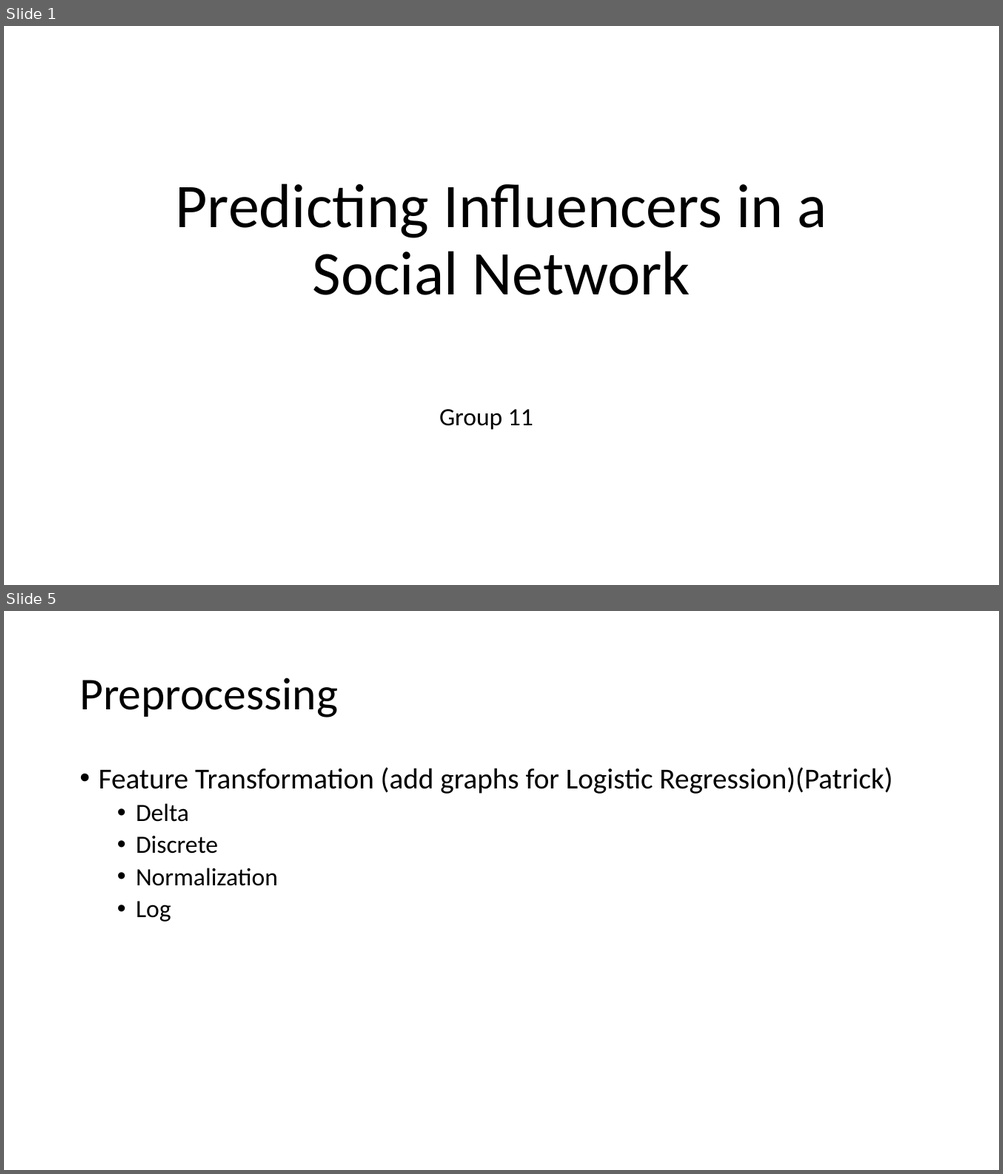
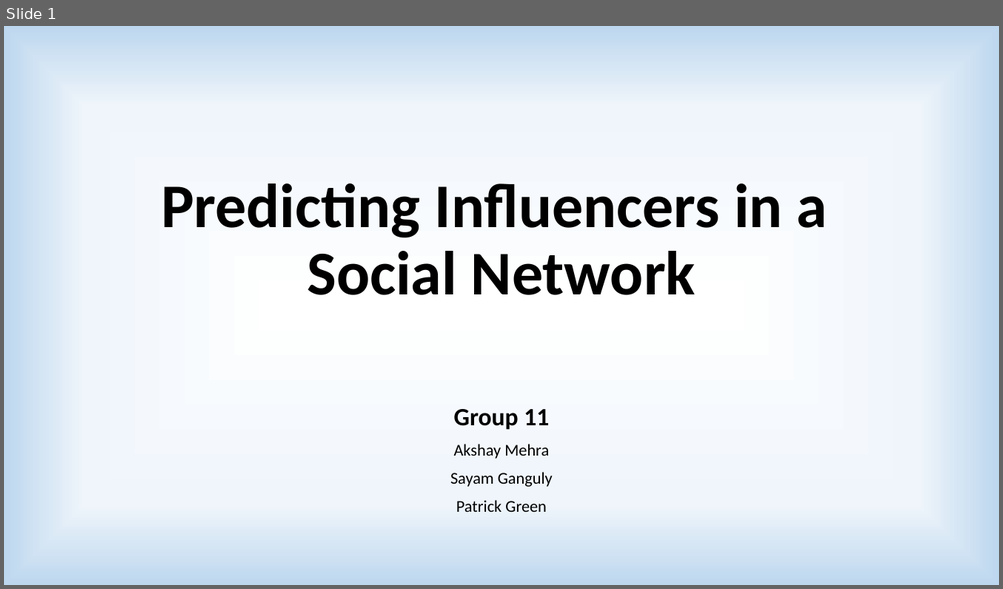
Before and after one commit to akshaymehra24/who-is-more-influential, a slide deck: Predicting Influencers in a Social Network.pptx. Shown one above the other, each under a label of ours: slides 1 and 5 before the commit, slide 1 after it; the slides between them are not shown. The pictures are 1003x1174 and 1003x589 pixels, drawn with LibreOffice and Linux fonts; fonts in the diff are those of the drawing. Boxes give left, top, right and bottom in pixels: in the first picture for what was removed or moved away, otherwise in the second. Text is boxed around its words. In the diff, an @@ line names an element or a change of style, - is before the commit and + after.

```diff
--- a/Predicting Influencers in a Social Network.pptx
+++ b/Predicting Influencers in a Social Network.pptx
@@ slide 5 removed at [4,611,999,1170], background #FFFFFF @@
@@ title removed at [79,678,337,718] @@
-Preprocessing
@@ text removed at [99,767,892,922] @@
-• Feature Transformation (add graphs for Logistic Regression)(Patrick)
-  • Delta
-  • Discrete
-  • Normalization
-  • Log
@@ slide 1 changed as well @@
@@ background #FFFFFF to gradient #FFFFFF to #EFF5FB to #BDD7EE @@
@@ title "Predicting Influencers in a Social ...": place and size @@
-title "Predicting Influencers in a Social ..." at [176,184,826,295]
+title "Predicting Influencers in a Social ..." at [161,184,827,295]
@@ title "Predicting Influencers in a Social ..." at [161,184,827,295]: bold on @@
@@ subtitle "Group 11": place and size @@
-subtitle "Group 11" at [439,409,533,430]
+subtitle "Group 11" at [450,409,552,512]
@@ subtitle at [454,409,549,430]: bold on in "Group 11" @@
@@ subtitle at [450,444,552,512]: paragraphs added @@
+Akshay Mehra
+Sayam Ganguly
+Patrick Green
```
Also in this commit, not shown: 8 other slides changed, 5 slides added, 3 other slides removed.
